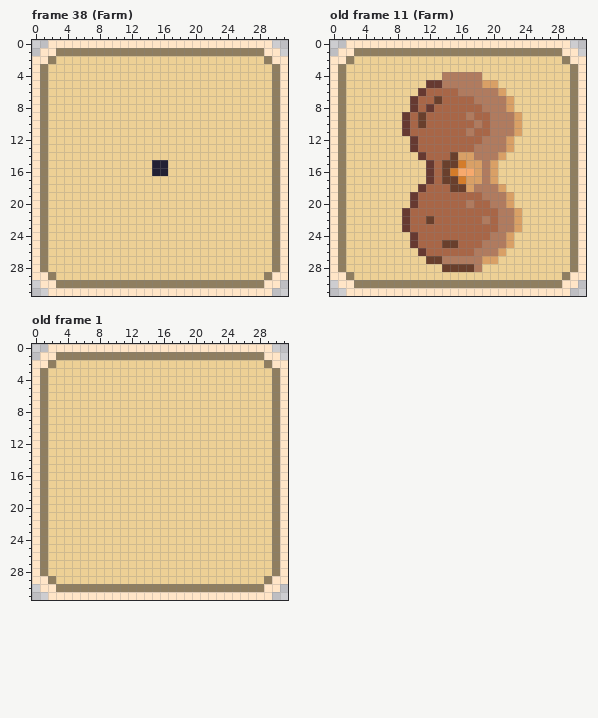
Pixel-art file -- Pixel Art/UI/Unit buttons.ase. That is the earlier state.
32x32 pixels, 38 frames. Shown: frame 38 (Farm), old frame 11 (Farm), old frame 1. The commit also changed other frames, which this record leaves out.
Once edited:
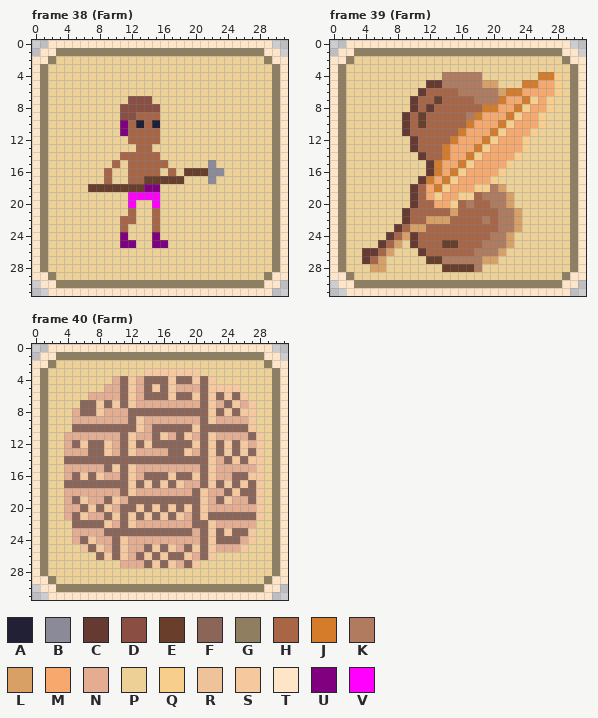
Palette (. is transparent): A #222034  B #8b8a99  C #663931  D #8a4e43  E #693f2c  F #8a6558  G #8f7e60  H #a86647  J #d47c2a  K #b07b5f  L #d9a066  M #f7a96d  N #e4ac90  P #edd095  Q #f7ce8b  R #eec39a  S #f5c99d  T #ffe5c7  U #800080  V #ff00ff
A new or re-ordered frame is compared with the old frame closest to it.
Change:
frames 38 -> 48
--- frame 38 (Farm), layer "Symbol"
@@ x 5..25 @@
  6 PPPPPPPPPPPPPPPPPPPPP
- 7 PPPPPPPPPPPPPPPPPPPPP
- 8 PPPPPPPPPPPPPPPPPPPPP
- 9 PPPPPPPPPPPPPPPPPPPPP
-10 PPPPPPPPPPPPPPPPPPPPP
-11 PPPPPPPPPPPPPPPPPPPPP
-12 PPPPPPPPPPPPPPPPPPPPP
-13 PPPPPPPPPPPPPPPPPPPPP
-14 PPPPPPPPPPPPPPPPPPPPP
-15 PPPPPPPPPPAAPPPPPPPPP
-16 PPPPPPPPPPAAPPPPPPPPP
-17 PPPPPPPPPPPPPPPPPPPPP
-18 PPPPPPPPPPPPPPPPPPPPP
-19 PPPPPPPPPPPPPPPPPPPPP
-20 PPPPPPPPPPPPPPPPPPPPP
-21 PPPPPPPPPPPPPPPPPPPPP
-22 PPPPPPPPPPPPPPPPPPPPP
-23 PPPPPPPPPPPPPPPPPPPPP
-24 PPPPPPPPPPPPPPPPPPPPP
-25 PPPPPPPPPPPPPPPPPPPPP
+ 7 PPPPPPPDDDPPPPPPPPPPP
+ 8 PPPPPPDDDDDPPPPPPPPPP
+ 9 PPPPPPDDHHHPPPPPPPPPP
+10 PPPPPPUHAHAPPPPPPPPPP
+11 PPPPPPUHHHHPPPPPPPPPP
+12 PPPPPPPHHHHPPPPPPPPPP
+13 PPPPPPPPHHPPPPPPPPPPP
+14 PPPPPPHHHHHPPPPPPPPPP
+15 PPPPPHPHHHHHPPPPPBPPP
+16 PPPPHPPHHHHPHPEEEBBPP
+17 PPPPHPPHHEEEEEPPPBPPP
+18 PPEEEEEEEUUPPPPPPPPPP
+19 PPPPPPPVVVVPPPPPPPPPP
+20 PPPPPPPVPPVPPPPPPPPPP
+21 PPPPPPPHPPHPPPPPPPPPP
+22 PPPPPPHHPPHPPPPPPPPPP
+23 PPPPPPHPPPHPPPPPPPPPP
+24 PPPPPPUPPPUPPPPPPPPPP
+25 PPPPPPUUPPUUPPPPPPPPP
 26 PPPPPPPPPPPPPPPPPPPPP
--- frame 39 (Farm) is new; against old frame 11 (Farm), layer "Symbol"
@@ x 0..31 @@
  3 TGPPPPPPPPPPPPPPPPPPPPPPPPPPPPGT
- 4 TGPPPPPPPPPPPPKKKKKPPPPPPPPPPPGT
- 5 TGPPPPPPPPPPCCKKKKKLLPPPPPPPPPGT
- 6 TGPPPPPPPPPCHHHHKKKKKLPPPPPPPPGT
- 7 TGPPPPPPPPCHHEHHHHKKKKLPPPPPPPGT
- 8 TGPPPPPPPPCHCHHHHHHKKKLPPPPPPPGT
- 9 TGPPPPPPPCHEHHHHHKHHKKKLPPPPPPGT
-10 TGPPPPPPPCHEHHHHHHKHKKKLPPPPPPGT
-11 TGPPPPPPPCHHHHHHHKHHKKKLPPPPPPGT
-12 TGPPPPPPPPCHHHHHHHHKKKLPPPPPPPGT
-13 TGPPPPPPPPCHHHHHHHKKKKLPPPPPPPGT
-14 TGPPPPPPPPPCHHHELLKKKLPPPPPPPPGT
-15 TGPPPPPPPPPPCHEEJLLKLPPPPPPPPPGT
-16 TGPPPPPPPPPPCHEJMMLKLPPPPPPPPPGT
-17 TGPPPPPPPPPPCHEEJLLKLPPPPPPPPPGT
-18 TGPPPPPPPPPCHHHEELKKKLPPPPPPPPGT
-19 TGPPPPPPPPCHHHHHHHHKKKLPPPPPPPGT
-20 TGPPPPPPPPCHHHHHHKHHKKLPPPPPPPGT
-21 TGPPPPPPPCHHHHHHHHHHHKKLPPPPPPGT
-22 TGPPPPPPPCHHEHHHHHHKHKKLPPPPPPGT
-23 TGPPPPPPPCHHHHHHHHHHHKKLPPPPPPGT
-24 TGPPPPPPPPCHHHHHHHHHKKLPPPPPPPGT
-25 TGPPPPPPPPCHHHEEHHHKKKLPPPPPPPGT
-26 TGPPPPPPPPPCHHHHHHKKKLPPPPPPPPGT
-27 TGPPPPPPPPPPEEKKKKKLLPPPPPPPPPGT
-28 TGPPPPPPPPPPPPEEEEKPPPPPPPPPPPGT
+ 4 TGPPPPPPPPPPPPKKKKKPPPPPPPJJQPGT
+ 5 TGPPPPPPPPPPCCKKKKKLLPPPJJMMQPGT
+ 6 TGPPPPPPPPPCHHHHKKKKKLJJMMMMQPGT
+ 7 TGPPPPPPPPCHHEHHHHKKKJMMJQMQPPGT
+ 8 TGPPPPPPPPCHCHHHHHHJJMMJQMMQPPGT
+ 9 TGPPPPPPPCHEHHHHHKJMMMJQMMQPPPGT
+10 TGPPPPPPPCHEHHHHHJMMMJQMMMQPPPGT
+11 TGPPPPPPPCHHHHHHJMMMJQMMMQPPPPGT
+12 TGPPPPPPPPCHHHHJMMMJQMMMQPPPPPGT
+13 TGPPPPPPPPCHHHJMMMJQMMMMQPPPPPGT
+14 TGPPPPPPPPPCHHJMMJQMMMMQPPPPPPGT
+15 TGPPPPPPPPPPCJMMJQMMMMQPPPPPPPGT
+16 TGPPPPPPPPPPCJMJQMMMMQPPPPPPPPGT
+17 TGPPPPPPPPPCJMJQMMMMQPPPPPPPPPGT
+18 TGPPPPPPPPCHMJQMMMQQKLPPPPPPPPGT
+19 TGPPPPPPPPCHMQMMQQHKKKLPPPPPPPGT
+20 TGPPPPPPPPCHHMMQHKHHKKLPPPPPPPGT
+21 TGPPPPPPPCHHHHHLHHHHHKKLPPPPPPGT
+22 TGPPPPPPPCHHLLLHHHHKHKKLPPPPPPGT
+23 TGPPPPPPCHLLHHHHHHHHHKKLPPPPPPGT
+24 TGPPPPPCHLCHHHHHHHHHKKLPPPPPPPGT
+25 TGPPPPCHLPCHHHEEHHHKKKLPPPPPPPGT
+26 TGPPCCHLPPPCHHHHHHKKKLPPPPPPPPGT
+27 TGPPCHLPPPPPEEKKKKKLLPPPPPPPPPGT
+28 TGPPPLLPPPPPPPEEEEKPPPPPPPPPPPGT
 29 TTGPPPPPPPPPPPPPPPPPPPPPPPPPPGTT
--- frame 40 (Farm) is new; against old frame 1, layer "Symbol"
@@ x 0..31 @@
  2 TTGPPPPPPPPPPPPPPPPPPPPPPPPPPGTT
- 3 TGPPPPPPPPPPPPPPPPPPPPPPPPPPPPGT
- 4 TGPPPPPPPPPPPPPPPPPPPPPPPPPPPPGT
- 5 TGPPPPPPPPPPPPPPPPPPPPPPPPPPPPGT
- 6 TGPPPPPPPPPPPPPPPPPPPPPPPPPPPPGT
- 7 TGPPPPPPPPPPPPPPPPPPPPPPPPPPPPGT
- 8 TGPPPPPPPPPPPPPPPPPPPPPPPPPPPPGT
- 9 TGPPPPPPPPPPPPPPPPPPPPPPPPPPPPGT
-10 TGPPPPPPPPPPPPPPPPPPPPPPPPPPPPGT
-11 TGPPPPPPPPPPPPPPPPPPPPPPPPPPPPGT
-12 TGPPPPPPPPPPPPPPPPPPPPPPPPPPPPGT
-13 TGPPPPPPPPPPPPPPPPPPPPPPPPPPPPGT
-14 TGPPPPPPPPPPPPPPPPPPPPPPPPPPPPGT
-15 TGPPPPPPPPPPPPPPPPPPPPPPPPPPPPGT
-16 TGPPPPPPPPPPPPPPPPPPPPPPPPPPPPGT
-17 TGPPPPPPPPPPPPPPPPPPPPPPPPPPPPGT
-18 TGPPPPPPPPPPPPPPPPPPPPPPPPPPPPGT
-19 TGPPPPPPPPPPPPPPPPPPPPPPPPPPPPGT
-20 TGPPPPPPPPPPPPPPPPPPPPPPPPPPPPGT
-21 TGPPPPPPPPPPPPPPPPPPPPPPPPPPPPGT
-22 TGPPPPPPPPPPPPPPPPPPPPPPPPPPPPGT
-23 TGPPPPPPPPPPPPPPPPPPPPPPPPPPPPGT
-24 TGPPPPPPPPPPPPPPPPPPPPPPPPPPPPGT
-25 TGPPPPPPPPPPPPPPPPPPPPPPPPPPPPGT
-26 TGPPPPPPPPPPPPPPPPPPPPPPPPPPPPGT
-27 TGPPPPPPPPPPPPPPPPPPPPPPPPPPPPGT
+ 3 TGPPPPPPPPPPPPSSSSSSSPPPPPPPPPGT
+ 4 TGPPPPPPPPNFSNFFFSFFSFSPPPPPPPGT
+ 5 TGPPPPPPPNNFSNFSFSNNNFSSSSPPPPGT
+ 6 TGPPPPPNNNNFSNFFFSFFSFSFSFSPPPGT
+ 7 TGPPPPFFSFSFSNNNNNNNNFSNFSNSPPGT
+ 8 TGPPPNFFSNNNFFFFFFFFFFSFSFSSPPGT
+ 9 TGPPPNNNNNNNFSNNNNNNNFSNNNNSPPGT
+10 TGPPPFFFFFFFFSNFFFFFSFFFFFFSPPGT
+11 TGPPNNNNNNNFSNNFSNFSNFSNNNNFSPGT
+12 TGPPNFSFFSNFSFSFFFFFSFSFSFSNSPGT
+13 TGPPNNNFFSNFSNNNNFFSNFSFSFSFSPGT
+14 TGPPFFFFFFFFFFFFFFFFFFSNFSFSSPGT
+15 TGPPNNNNNFSFSNNNNNNNNFSNNNNNSPGT
+16 TGPPNFSFSNNFSNFFFSFFSFSNNFFSSPGT
+17 TGPPFFFFFFFFSFSFSFSNNFSFSFSFSPGT
+18 TGPPNNNNNNNFSNNNNNNNFSNNFSFFSPGT
+19 TGPPNFSNNFSNFFFFFFFFFSNFSNNFSPGT
+20 TGPPNNFSFSNFFSFSFSFSFSNNNNNNSPGT
+21 TGPPNFSNNFSFSFSFSFSNFSFFFFFFSPGT
+22 TGPPPFFFFSNFSNNNNNNNFFSNNNNNPPGT
+23 TGPPPNNNNFFFFFFFFFFFNFSFSFFSPPGT
+24 TGPPPNFSNNFSNNNNNNNNNFSFFFNSPPGT
+25 TGPPPPRFSNFSNNFSFSNFSFSNNNSPPPGT
+26 TGPPPPPPFSFSNFSFSFFSNFSPPPPPPPGT
+27 TGPPPPPPPPPNNNFSFSNFSPPPPPPPPPGT
 28 TGPPPPPPPPPPPPPPPPPPPPPPPPPPPPGT
Pixel boxes of the changes (left, top, right, bottom) in both pictures:
changed: (88, 96, 224, 248)
changed: (362, 72, 562, 272)
changed: (64, 368, 264, 568)
